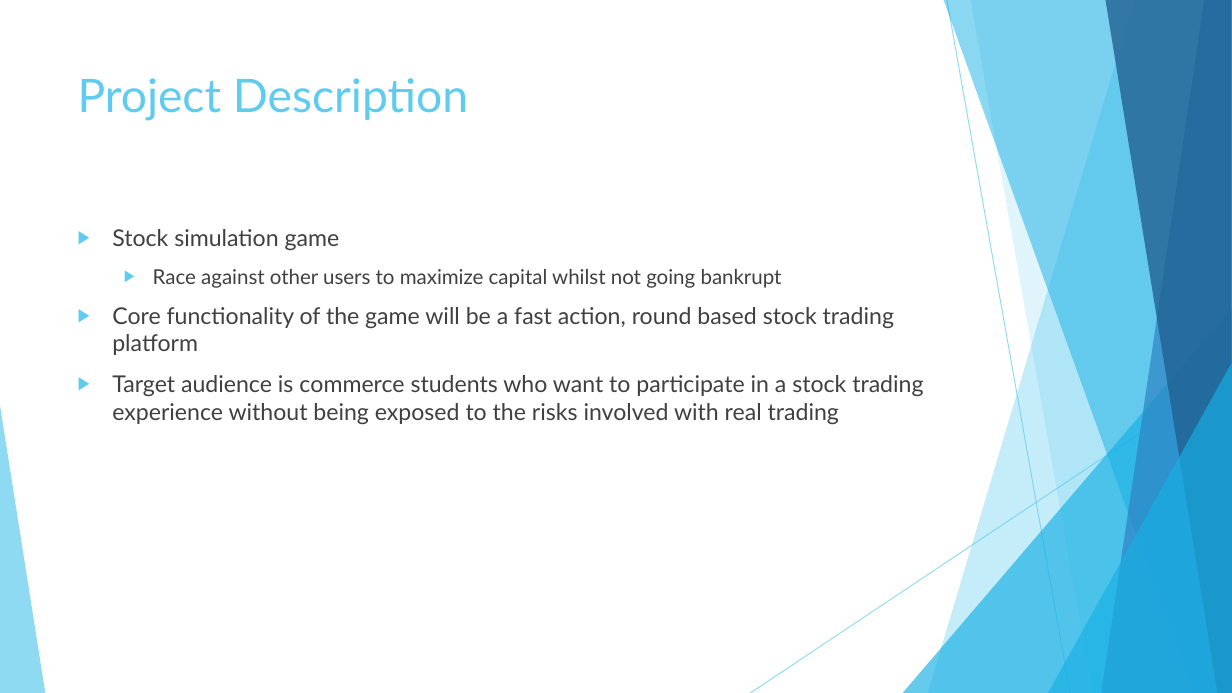
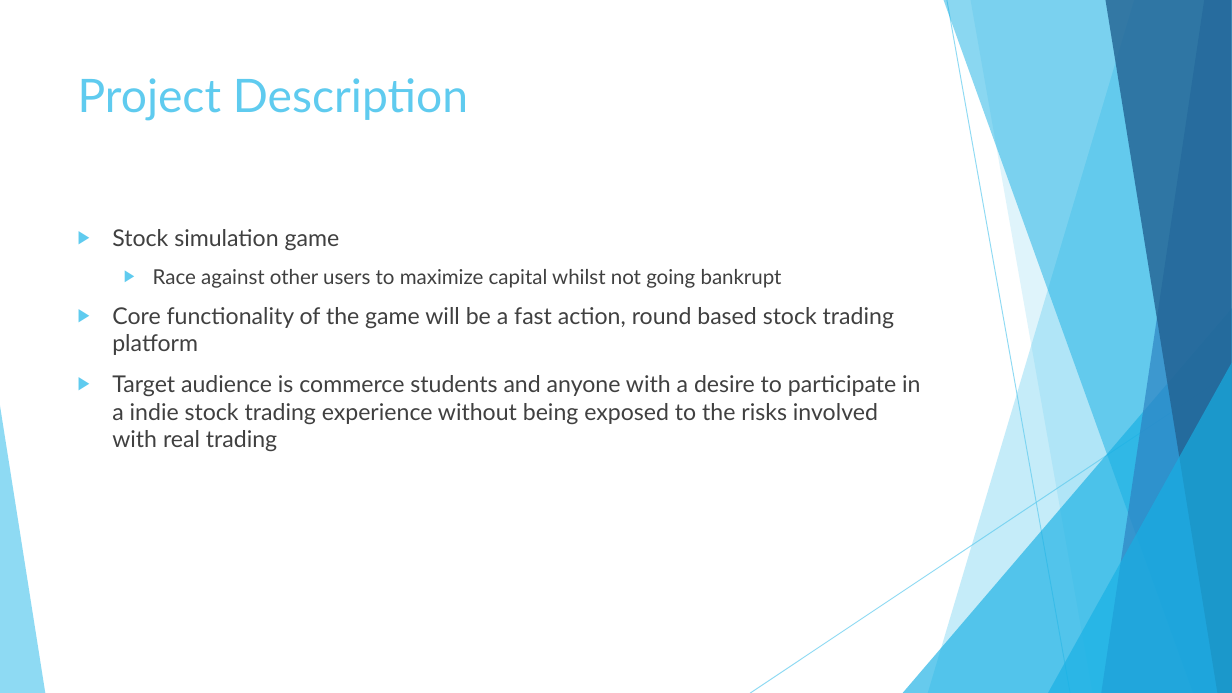
Before and after one commit to fazeelabbasi/CRASH, a slide deck: slide 2 of docs/CMPE 320 Final Group Presentation.pptx. Drawn at 1232x693 pixels with LibreOffice and Linux fonts; fonts in the diff are those of the drawing. Boxes give left, top, right and bottom in pixels: in the first picture for what was removed or moved away, otherwise in the second. Text is boxed around its words. In the diff, an @@ line names an element or a change of style, - is before the commit and + after.

Commit message:
Fixed Intro Slides

```diff
--- a/docs/CMPE 320 Final Group Presentation.pptx
+++ b/docs/CMPE 320 Final Group Presentation.pptx
@@ text at bbox=[112, 375, 920, 451]: text changed @@
-▶ Target audience is commerce students who want to participate in a stock trading experience without being exposed to the risks involved with real trading
+▶ Target audience is commerce students and anyone with a desire to participate in a indie stock trading experience without being exposed to the risks involved with real trading
```
